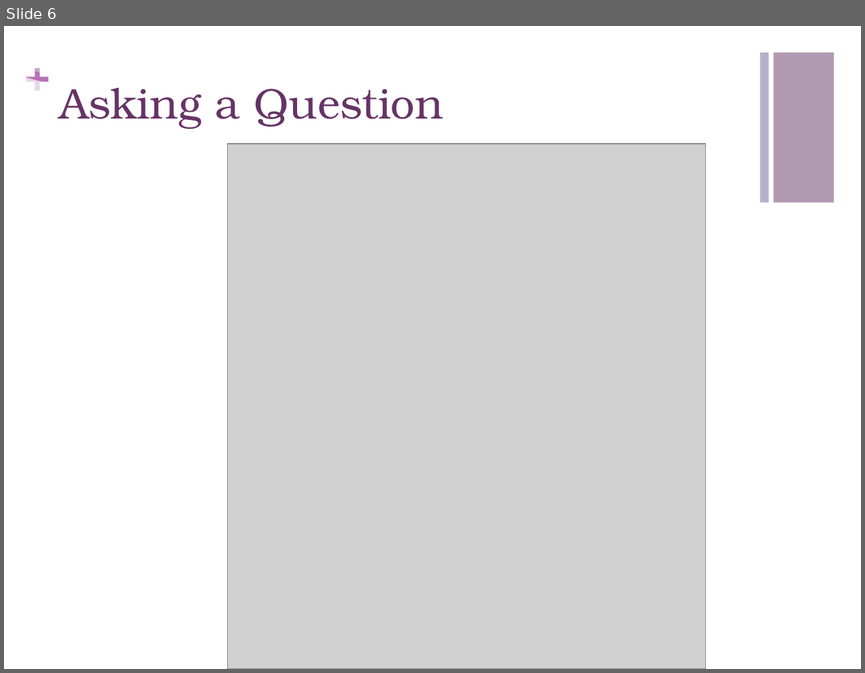
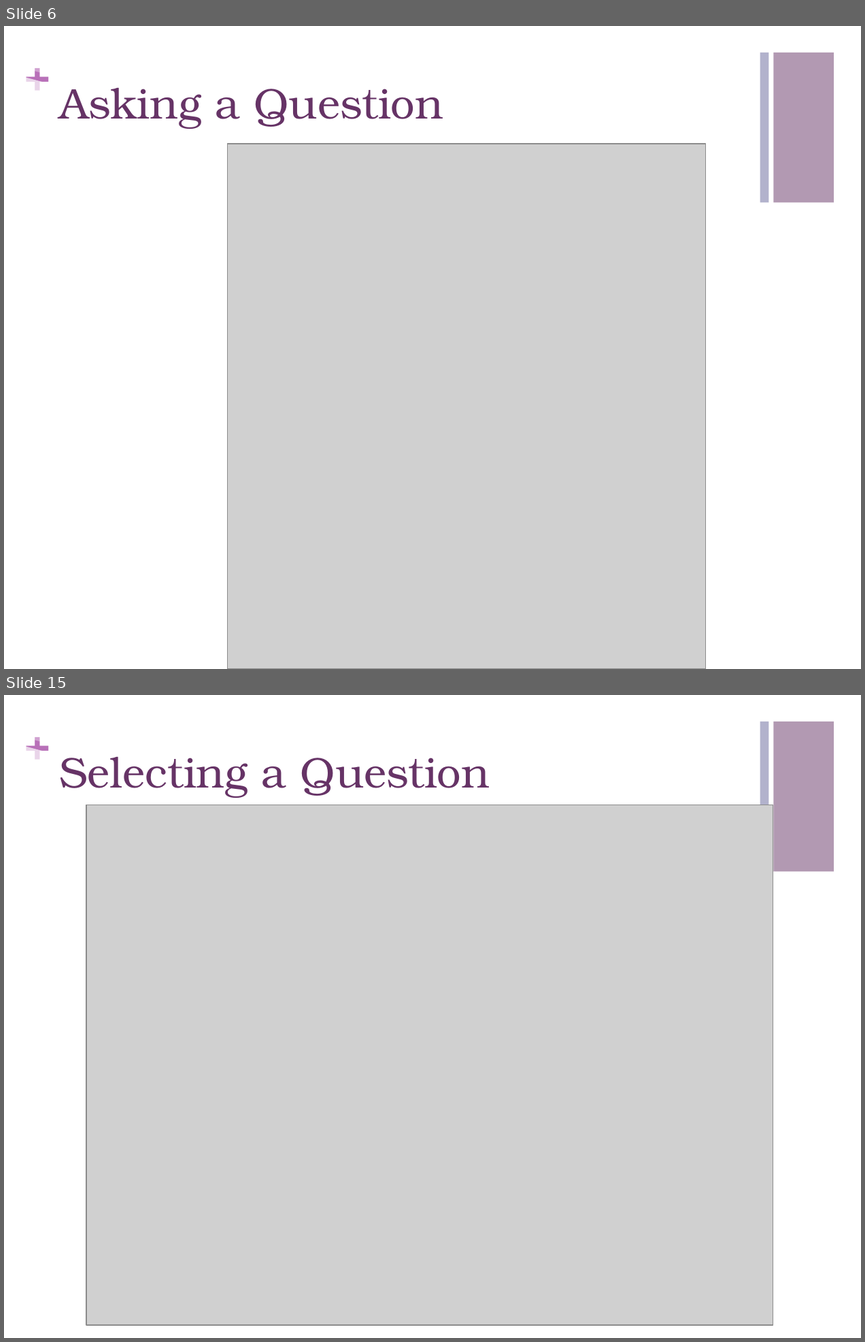
Before and after one commit to CMPUT301F14T05/CorgFu, a slide deck: StoryboardPresentation.pptx. Shown one above the other, each under a label of ours: slide 6 before the commit, slides 6 and 15 after it; the slides between them are not shown. The pictures are 865x673 and 865x1342 pixels, drawn with LibreOffice and Linux fonts; fonts in the diff are those of the drawing; grey boxes stand for pictures. Boxes give left, top, right and bottom in pixels: in the first picture for what was removed or moved away, otherwise in the second. Text is boxed around its words. In the diff, an @@ line names an element or a change of style, - is before the commit and + after.

```diff
--- a/StoryboardPresentation.pptx
+++ b/StoryboardPresentation.pptx
@@ slide 15 added at (x1=4, y1=695, x2=861, y2=1338), background #FFFFFF; not listed: 7 template elements that a slide beside it also shows @@
@@ title added at (x1=59, y1=757, x2=489, y2=798), 36 pt, text #663366 @@
+Selecting a Question
@@ picture added at (x1=86, y1=804, x2=772, y2=1325) @@
```
Also in this commit, not shown: 2 slides changed, 23 other slides added, 1 other file.
